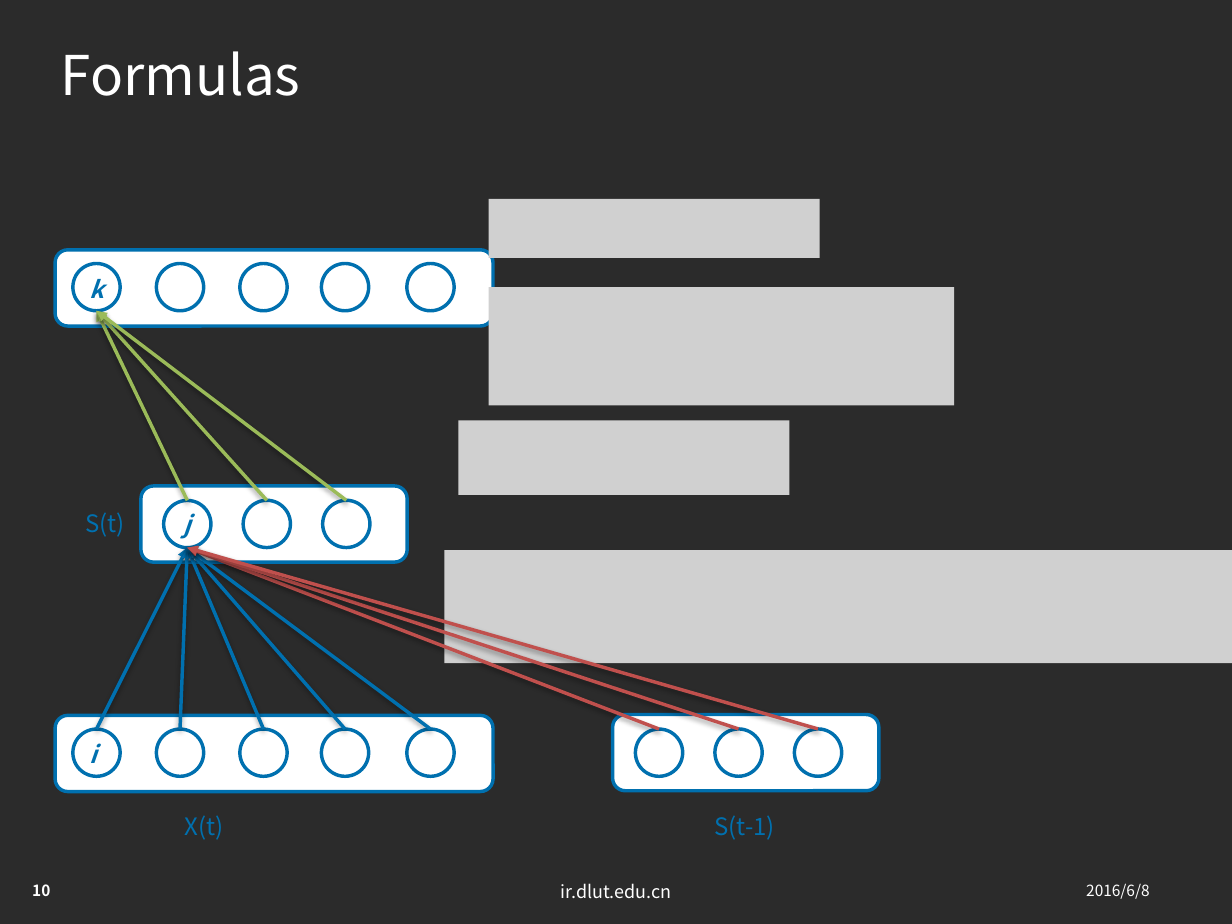
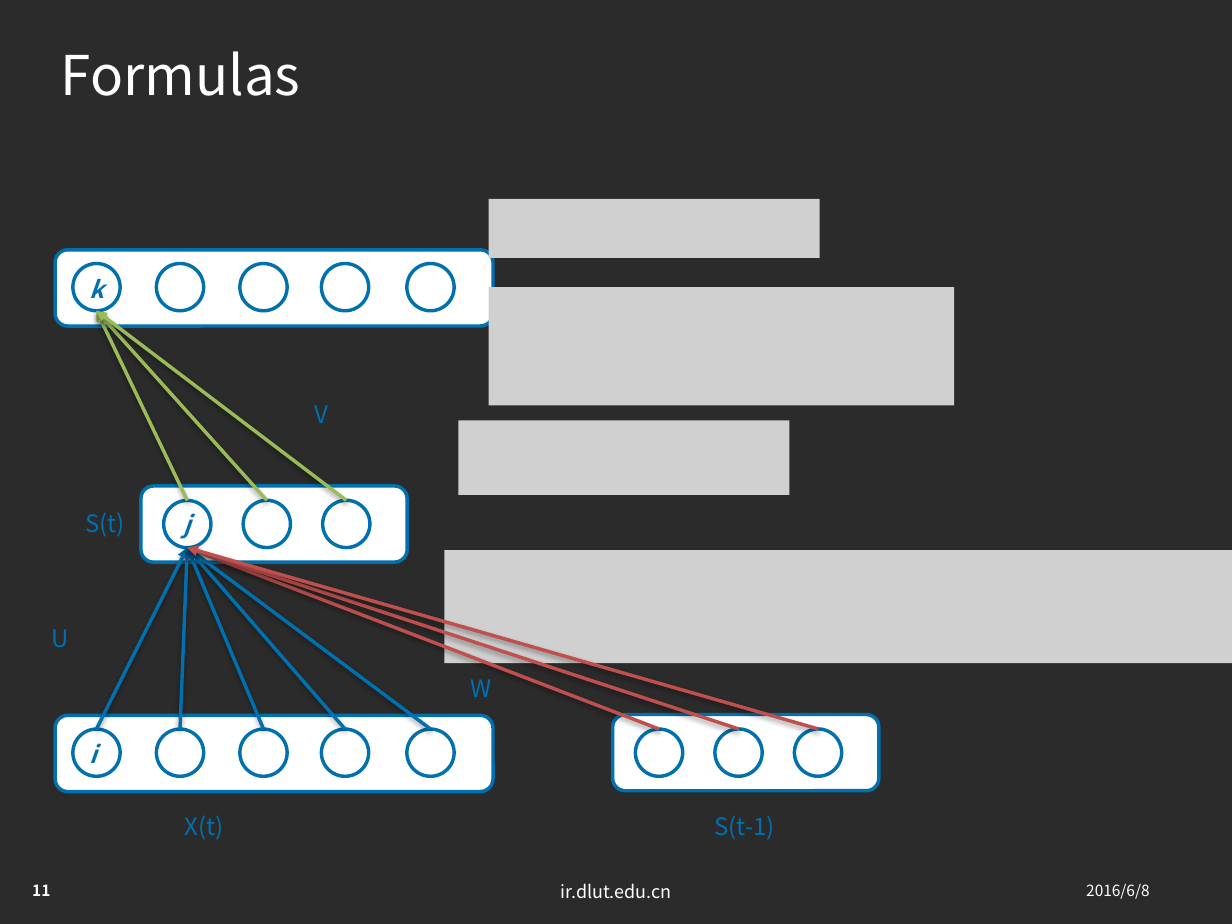
Before and after one commit to jxwb088047/RNN_BPTT_report, a slide deck: slide 11 of 林广和研一下学术ppt-2016-06-06.pptx (slide 10 before the commit). Drawn at 1232x924 pixels with LibreOffice and Linux fonts; fonts in the diff are those of the drawing; grey boxes stand for pictures; background and template pictures are left out; a plain dark background stands for a picture behind light text. Boxes give left, top, right and bottom in pixels: in the first picture for what was removed or moved away, otherwise in the second. Text is boxed around its words. In the diff, an @@ line names an element or a change of style, - is before the commit and + after.

```diff
--- a/林广和研一下学术ppt-2016-06-06.pptx
+++ b/林广和研一下学术ppt-2016-06-06.pptx
@@ text added at (314,405,328,423), 14 pt, text #0070AF @@
+V
@@ text added at (52,629,69,647), 14 pt, text #0070AF @@
+U
@@ text added at (470,679,491,697), 14 pt, text #0070AF @@
+W
@@ page number at (32,884,50,896): text changed @@
-10
+11
```
Also in this commit, not shown: 8 other slides changed, 2 slides added.
